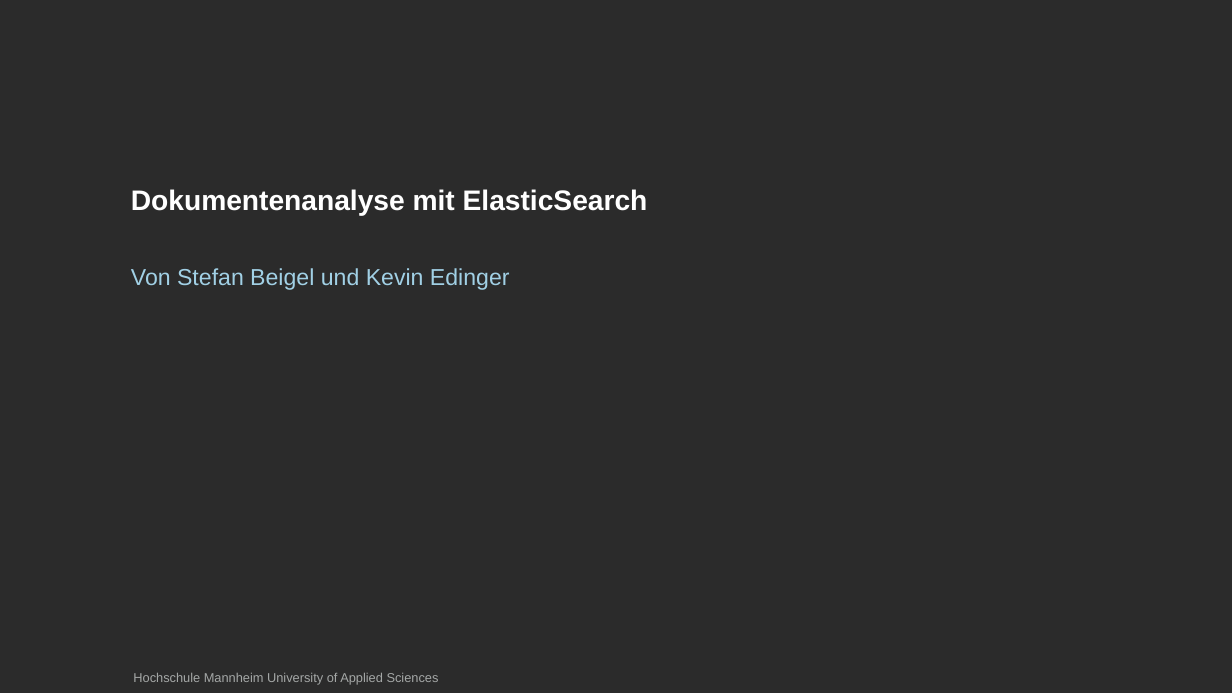
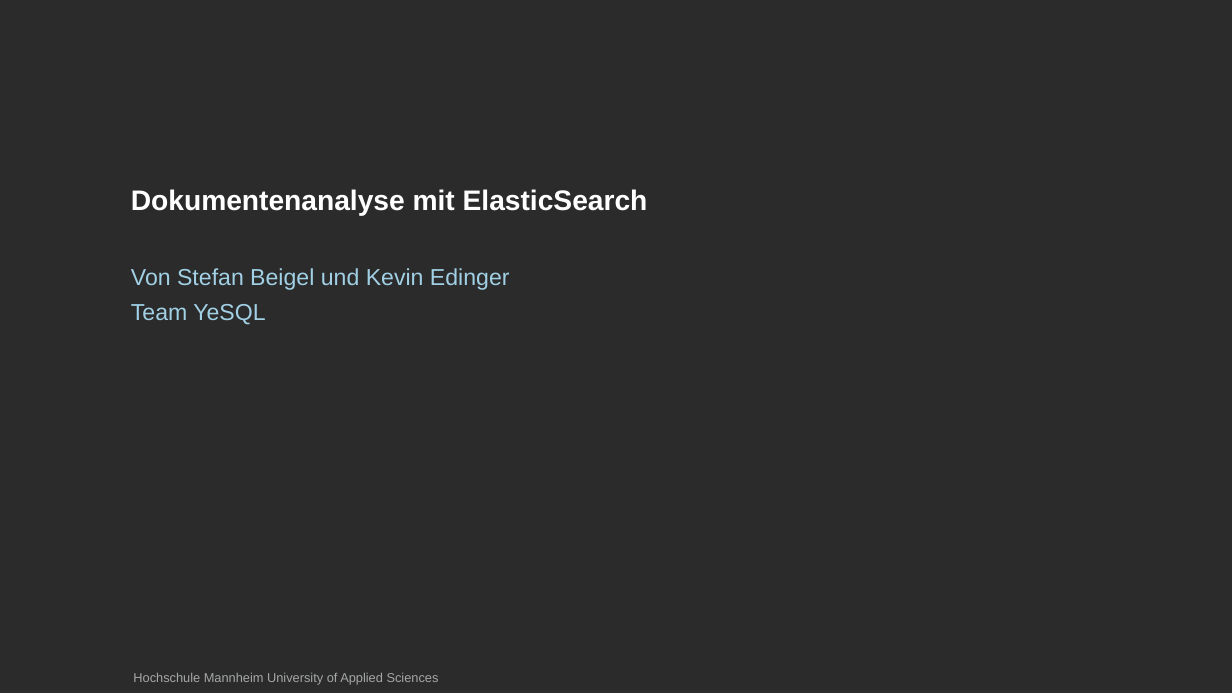
Before and after one commit to stefan0001/hochschule_nosql, a slide deck: slide 1 of presentation.pptx. Drawn at 1232x693 pixels with LibreOffice and Linux fonts; fonts in the diff are those of the drawing; background and template pictures are left out; a plain dark background stands for a picture behind light text. Boxes give left, top, right and bottom in pixels: in the first picture for what was removed or moved away, otherwise in the second. Text is boxed around its words. In the diff, an @@ line names an element or a change of style, - is before the commit and + after.

```diff
--- a/presentation.pptx
+++ b/presentation.pptx
@@ subtitle at [131, 304, 265, 325]: paragraph added @@
+Team YeSQL
```
Also in this commit, not shown: 2 other slides changed, 1 slide added, 5 other files.
